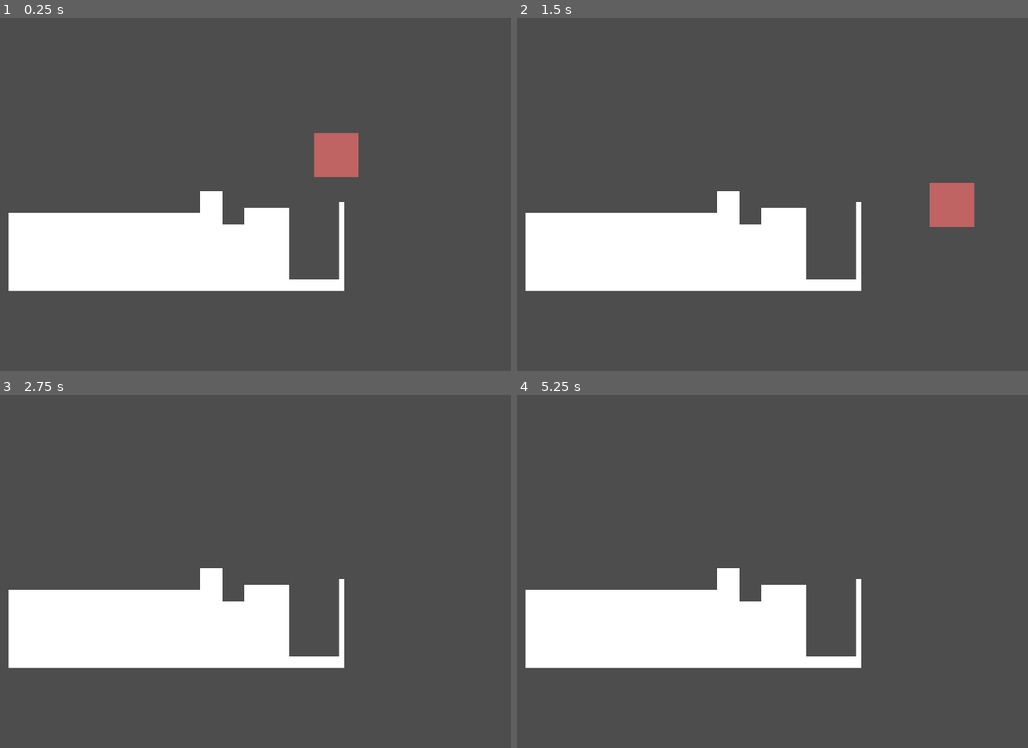
Above: before the commit, frames 1-4 (two rows, left to right).
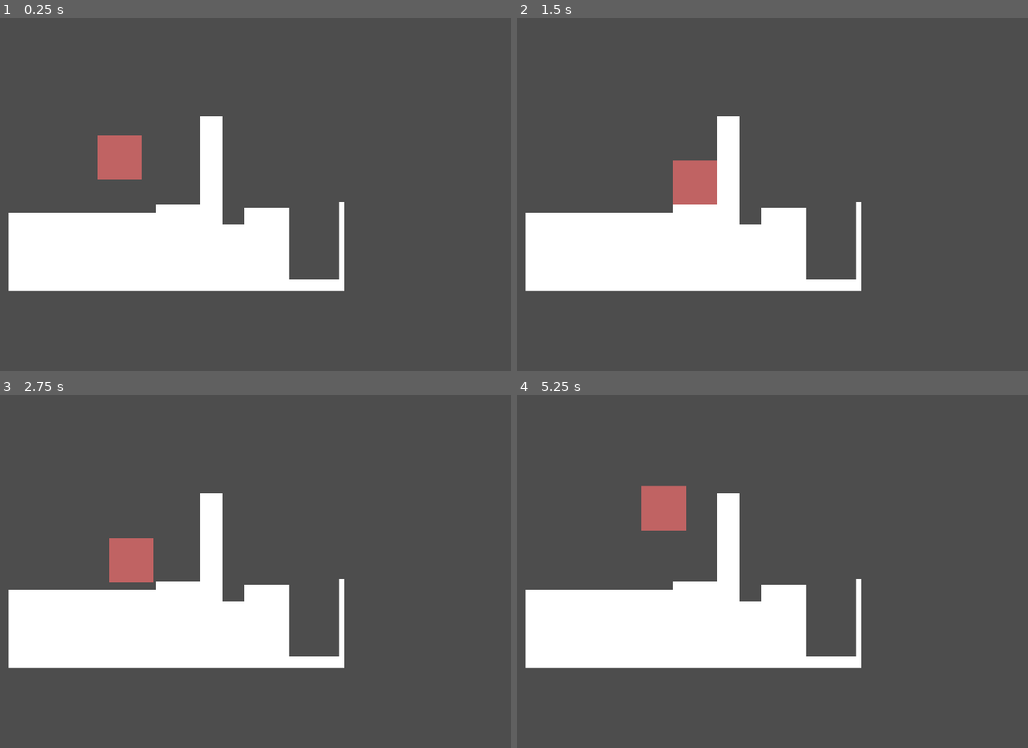
Above: after the commit, the same moments.

Repository: mk56-spn/Xanadu
Game: Godot game, scene res://Stages/TestStage.tscn
The game is run twice, just before and just after one commit, with the same random seed, the same clock (stepped at 60 frames per second) and the same inputs. The project has no main scene, so this scene is started directly.
Inputs:
- Up to frame 1 (0.25 s): no input
- Up to frame 2 (1.5 s): tap Enter (ui_accept) at 0.5, 0.77 s; hold Right (ui_right) from 0.53 s (still down)
- Up to frame 3 (2.75 s): tap Enter (ui_accept) at 1.52 s; release Right (ui_right) at 2.03 s; hold Left (ui_left) from 2.03 s (still down)
- Up to frame 4 (5.25 s): release Left (ui_left) at 2.78 s; hold Right (ui_right) 2.78-4.28 s; tap Enter (ui_accept) at 3.02, 3.77, 4.52 s; hold Left (ui_left) 4.28-5.03 s; hold Right (ui_right) from 5.03 s (still down)

The runs differ from the first frame. In frame 1, 3.3% of the frame differs, in the area x 19-71%, y 27-56%; in frame 2, 3.3%, in the area x 30-90%, y 27-60%; in frame 3, 2.2%; in frame 4, 2.3%.

Commit message:
Change the physics to better represent the desired jump height, as well as changing the jump force to account for this change

Diff:
--- a/Perceptions/Core.gd
+++ b/Perceptions/Core.gd
@@ -2,7 +2,7 @@
 
 
 const SPEED = 300.0
-const JUMP_VELOCITY = -400.0
+const JUMP_VELOCITY = -1600.0
 
 # Get the gravity from the project settings to be synced with RigidBody nodes.
 var gravity: int = ProjectSettings.get_setting("physics/2d/default_gravity")
--- a/Stages/TestStage.tscn
+++ b/Stages/TestStage.tscn
@@ -7,12 +7,12 @@
 [node name="Camera2D" type="Camera2D" parent="."]
 
 [node name="Polygon2D" type="Polygon2D" parent="Camera2D"]
-polygon = PackedVector2Array(64, 24, 64, -40, 128, -40, 128, 56, 192, 56, 192, 8, 256, 8, 320, 8, 320, 216, 464, 216, 464, -8, 480, -8, 480, 248, -488, 248, -488, 24)
+polygon = PackedVector2Array(64, 0, 64, -256, 128, -256, 128, 56, 192, 56, 192, 8, 256, 8, 320, 8, 320, 216, 464, 216, 464, -8, 480, -8, 480, 248, -488, 248, -488, 24, -64, 24, -64, 0)
 
 [node name="StaticBody2D" type="StaticBody2D" parent="Camera2D/Polygon2D"]
 
 [node name="CollisionPolygon2D" type="CollisionPolygon2D" parent="Camera2D/Polygon2D/StaticBody2D"]
-polygon = PackedVector2Array(-488, 24, -488, 248, 480, 248, 480, -8, 464, -8, 464, 216, 320, 216, 320, 8, 192, 8, 192, 56, 128, 56, 128, -40, 64, -40, 64, 24)
+polygon = PackedVector2Array(-488, 24, -488, 248, 480, 248, 480, -8, 464, -8, 464, 216, 320, 216, 320, 8, 192, 8, 192, 56, 128, 56, 128, -256, 64, -256, 64, 0, -8, 0, -64, 0, -64, 24)
 
 [node name="Core" parent="." instance=ExtResource("1_mui20")]
-position = Vector2(456, -176)
+position = Vector2(-168, -304)
--- a/project.godot
+++ b/project.godot
@@ -18,3 +18,7 @@
 
 window/size/viewport_width=1920
 window/size/viewport_height=1080
+
+[physics]
+
+2d/default_gravity=5000.0
